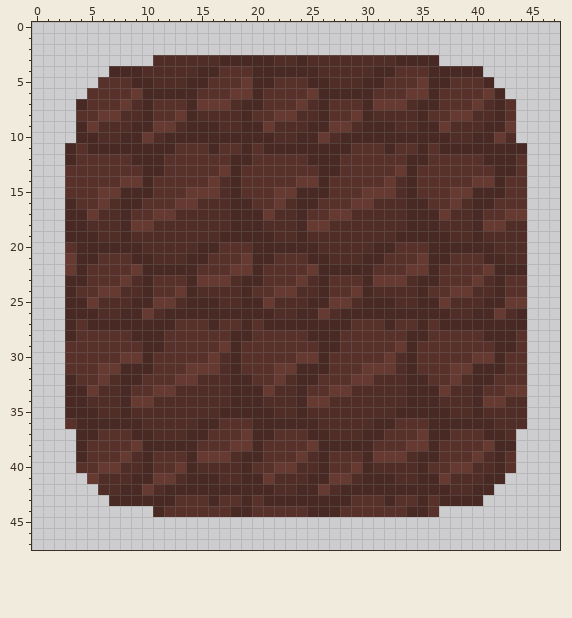
Two versions of one pixel-art sprite, project/Sprites/WarrenItems/DirtWarrenTiles.png. Above is the file before it was changed.
The file is 48x48 pixels.
New version:
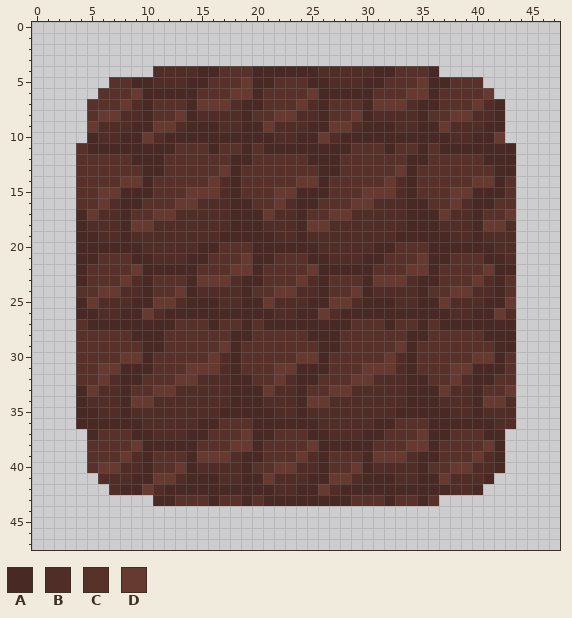
Palette (. is transparent): A #482923  B #502d27  C #58312a  D #663931
Changes in this commit:
y 3: x 11..36 BBBBBBAAAAABBABBBBBBBBAAAA -> ..........................
y 4: x 7..10 AAAB -> ....; x 37..40 AAAA -> ....
y 5: x 6 C -> .; x 41 A -> .
y 6: x 5 C -> .; x 42 A -> .
y 7: x 4 A -> .; x 43 C -> .
y 8: x 4 C -> .; x 43 C -> .
y 9: x 4 A -> .; x 43 D -> .
y 10: x 4 A -> .; x 43 B -> .
y 11: x 3 A -> .; x 44 A -> .
y 12: x 3 A -> .; x 44 C -> .
y 13..15: x 3 C -> .; x 44 C -> .
y 16: x 3 A -> .; x 44 C -> .
y 17: x 3 A -> .; x 44 D -> .
y 18..19: x 3 A -> .; x 44 B -> .
y 20: x 3 C -> .; x 44 B -> .
y 21: x 3 D -> .; x 44 B -> .
y 22: x 3 D -> .; x 44 A -> .
y 23..24: x 3 A -> .; x 44 C -> .
y 25: x 3 A -> .; x 44 D -> .
y 26..27: x 3 A -> .; x 44 A -> .
y 28: x 3 A -> .; x 44 C -> .
y 29..31: x 3 C -> .; x 44 C -> .
y 32: x 3 A -> .; x 44 C -> .
y 33: x 3 A -> .; x 44 D -> .
y 34..35: x 3 A -> .; x 44 B -> .
y 36: x 3 C -> .; x 44 B -> .
y 37: x 4 A -> .; x 43 B -> .
y 38: x 4 A -> .; x 43 A -> .
y 39: x 4 A -> .; x 43 C -> .
y 40: x 4 C -> .; x 43 C -> .
y 41: x 5 D -> .; x 42 A -> .
y 42: x 6 B -> .; x 41 A -> .
y 43: x 7..10 AAAA -> ....; x 37..40 AAAA -> ....
y 44: x 11..36 ACCCCCCAACCCCCAAACCCCCCAAC -> ..........................
Changed places in both pictures, as pixel boxes (x1, y1, x2, y2):
erased: (65, 55, 527, 517)
